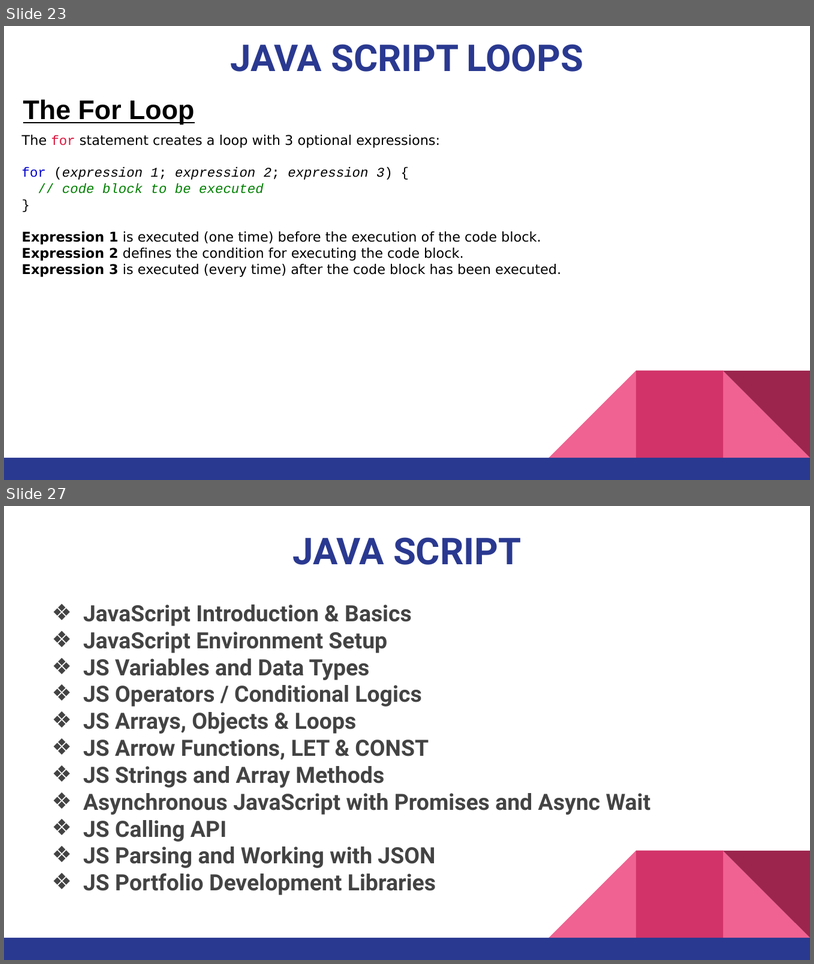
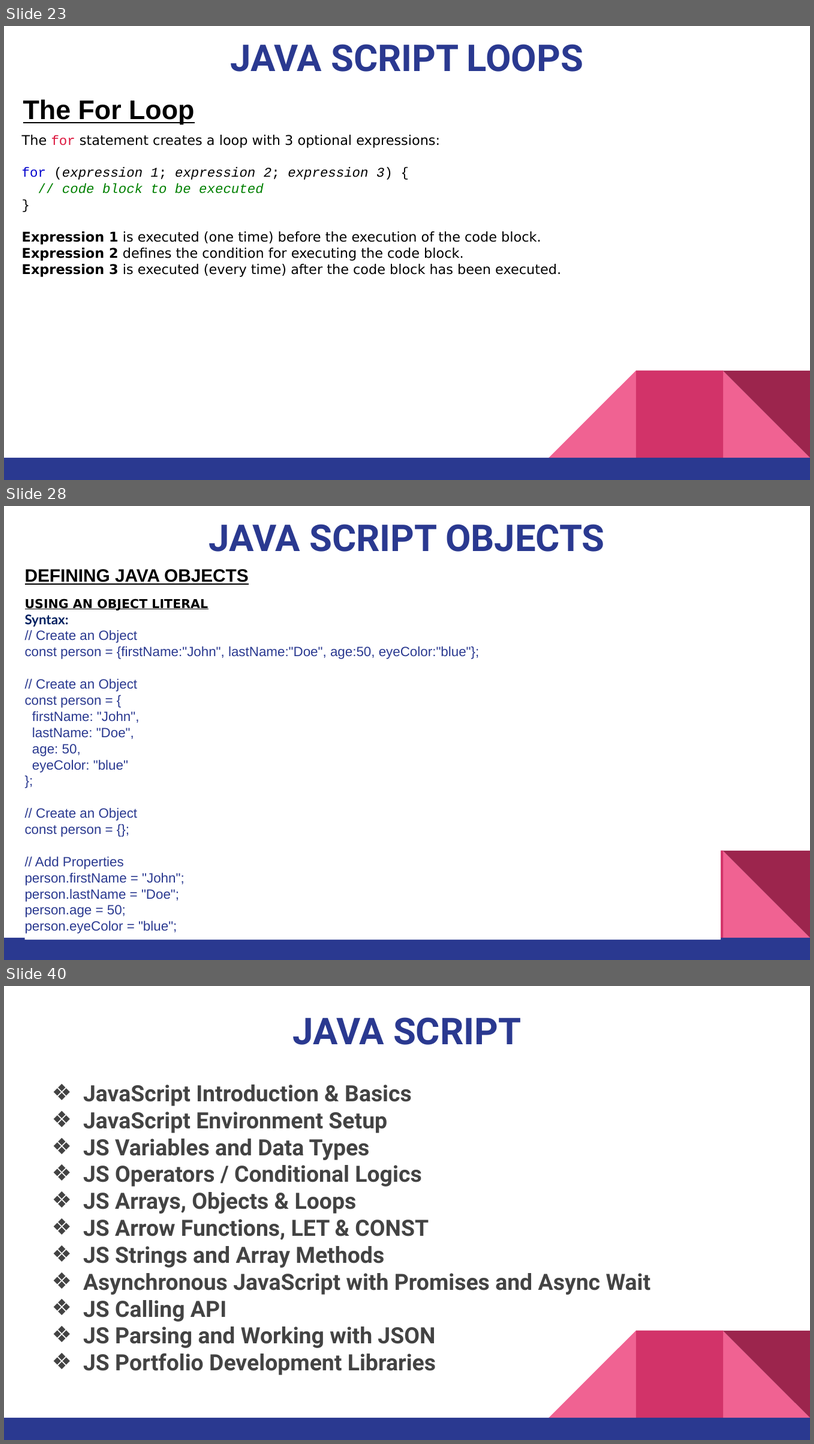
Before and after one commit to pnytrainingrepo/Webdevelopment, a slide deck: JavaScript.pptx. Shown one above the other, each under a label of ours: slides 23 and 27 before the commit, slides 23, 28 and 40 after it; the slides between them are not shown. The pictures are 814x964 and 814x1444 pixels, drawn with LibreOffice and Linux fonts; fonts in the diff are those of the drawing. Boxes give left, top, right and bottom in pixels: in the first picture for what was removed or moved away, otherwise in the second. Text is boxed around its words. In the diff, an @@ line names an element or a change of style, - is before the commit and + after.

```diff
--- a/JavaScript.pptx
+++ b/JavaScript.pptx
@@ slide 28 added at [4, 506, 810, 960], background #FFFFFF; not listed: 4 template elements that a slide beside it also shows @@
@@ title added at [209, 524, 605, 552], 33 pt, text #2A3990, bold @@
+JAVA SCRIPT OBJECTS
@@ text added at [25, 569, 249, 585], 16 pt, text #000000, bold, underline @@
+DEFINING JAVA OBJECTS
@@ rectangle added at [25, 590, 722, 939], fill #FFFFFF, 12 pt, text #2A3990 @@
+USING AN OBJECT LITERAL
+Syntax:
+// Create an Object
+const person = {firstName:"John", lastName:"Doe", age:50, eyeColor:"blue"};
+// Create an Object
+const person = {
+firstName: "John",
+lastName: "Doe",
+age: 50,
+eyeColor: "blue"
+};
+// Create an Object
+const person = {};
+// Add Properties
+person.firstName = "John";
+person.lastName = "Doe";
+person.age = 50;
+person.eyeColor = "blue";
@@ what was slide 27 is now slide 40 @@
```
Also in this commit, not shown: 2 slides changed, 14 other slides added, 2 slides removed, 8 other files.
